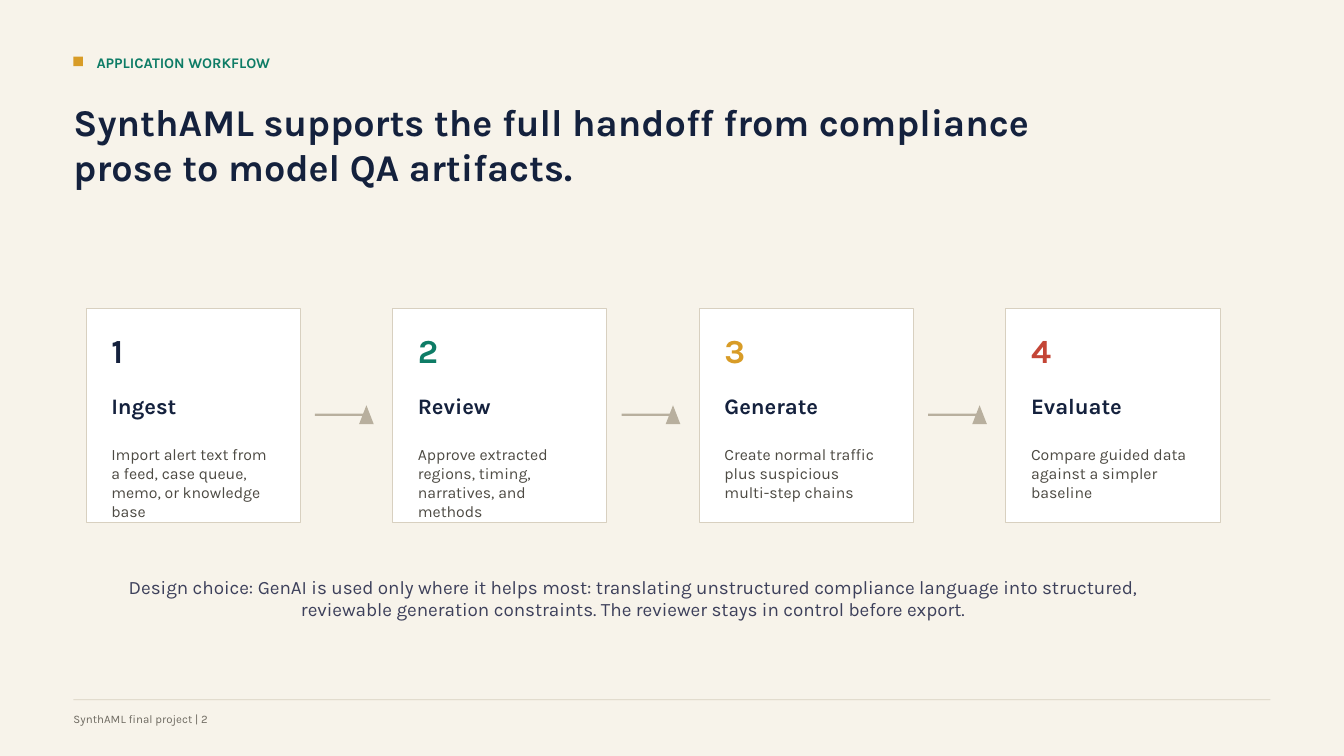
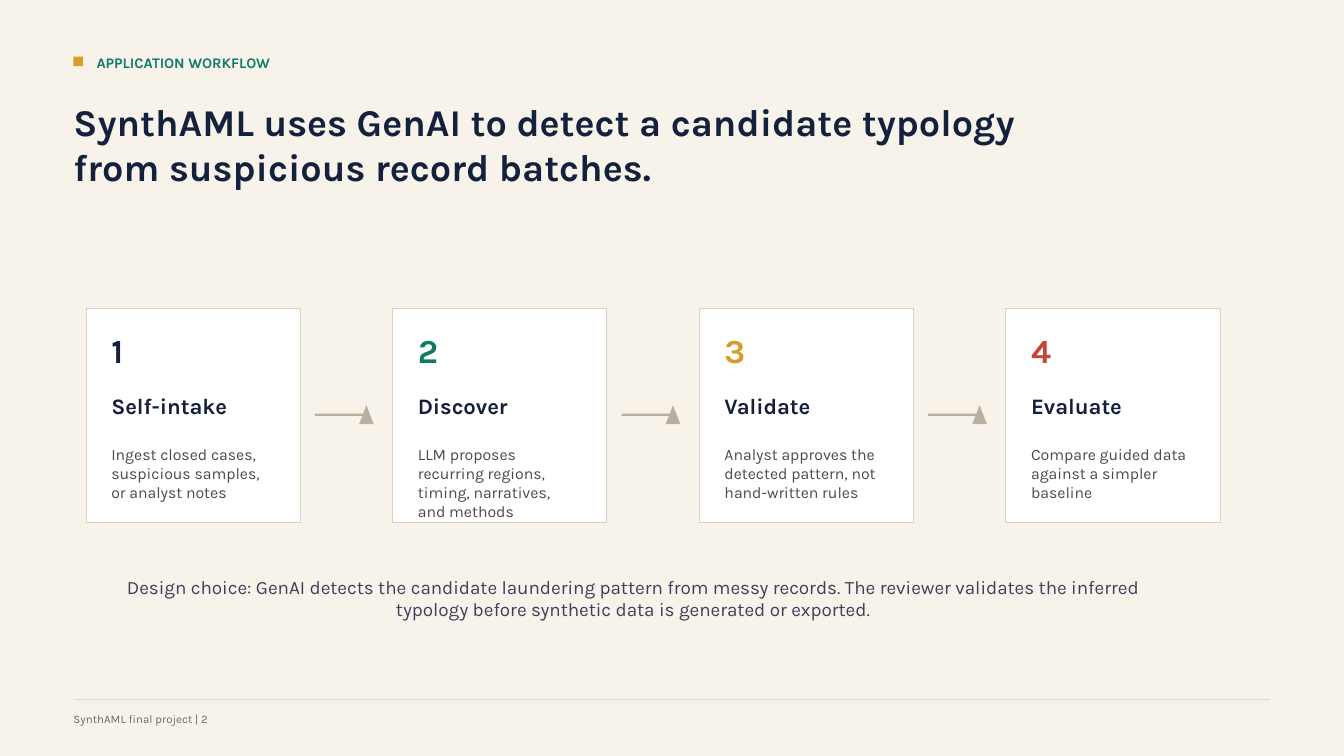
Before and after one commit to yq688m3JT/genAI_final, a slide deck: slide 3 of docs/synthaml-final-presentation.pptx. Drawn at 1344x756 pixels with LibreOffice and Linux fonts; fonts in the diff are those of the drawing. Boxes give left, top, right and bottom in pixels: in the first picture for what was removed or moved away, otherwise in the second. Text is boxed around its words. In the diff, an @@ line names an element or a change of style, - is before the commit and + after.

Commit message:
Reframe SynthAML as record-driven pattern discovery

```diff
--- a/docs/synthaml-final-presentation.pptx
+++ b/docs/synthaml-final-presentation.pptx
@@ text at [73, 109, 1015, 190]: text changed @@
-SynthAML supports the full handoff from compliance prose to model QA artifacts.
+SynthAML uses GenAI to detect a candidate typology from suspicious record batches.
@@ text at [111, 398, 227, 415]: text changed @@
-Ingest
+Self-intake
@@ text at [418, 398, 508, 415]: text changed @@
-Review
+Discover
@@ text at [724, 398, 810, 415]: text changed @@
-Generate
+Validate
@@ text at [111, 449, 260, 502]: text changed @@
-Import alert text from a feed, case queue, memo, or knowledge base
+Ingest closed cases, suspicious samples, or analyst notes
@@ text at [724, 449, 876, 498]: text changed @@
-Create normal traffic plus suspicious multi-step chains
+Analyst approves the detected pattern, not hand-written rules
@@ text at [418, 450, 551, 517]: text changed @@
-Approve extracted regions, timing, narratives, and methods
+LLM proposes recurring regions, timing, narratives, and methods
@@ text at [127, 581, 1138, 621]: text changed @@
-Design choice: GenAI is used only where it helps most: translating unstructured compliance language into structured, reviewable generation constraints. The reviewer stays in control before export.
+Design choice: GenAI detects the candidate laundering pattern from messy records. The reviewer validates the inferred typology before synthetic data is generated or exported.
```
Also in this commit, not shown: 6 other slides changed, 7 other files.
